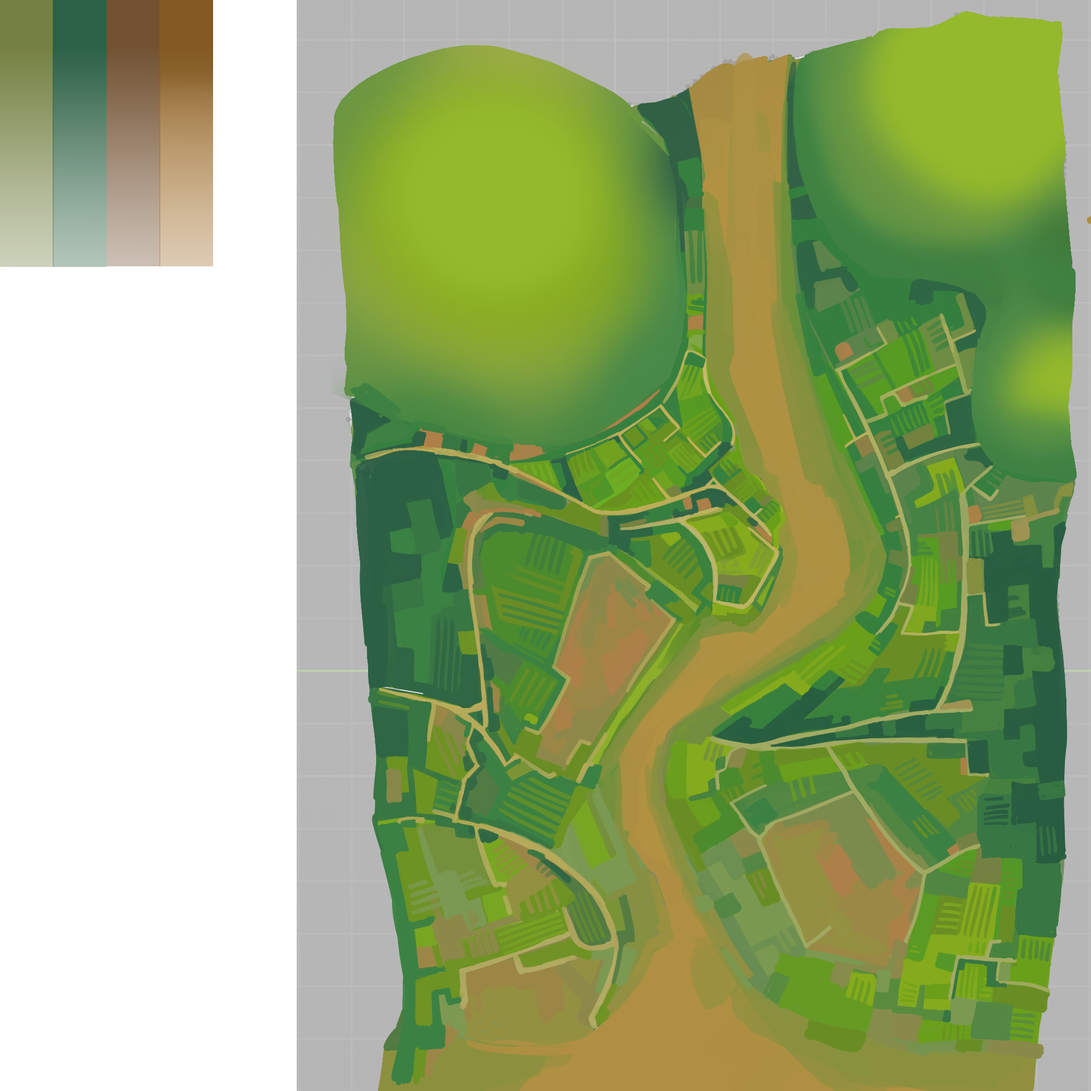
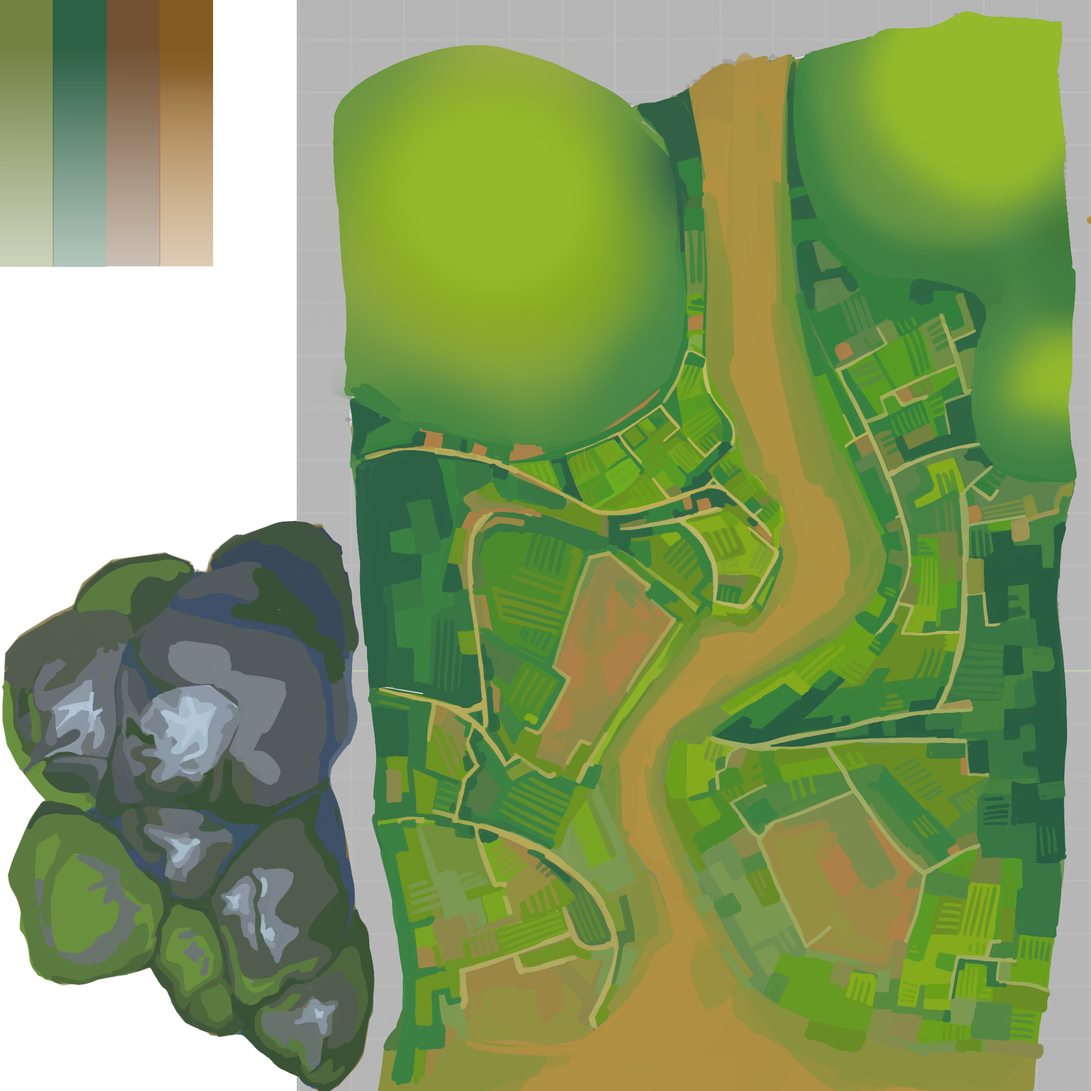
Two versions of the same layered image (w=1091, h=1091). Layer-by-layer changes:
added layer "Calque 8" above "Fond en dégradé 1" over [1, 520, 393, 1091]
